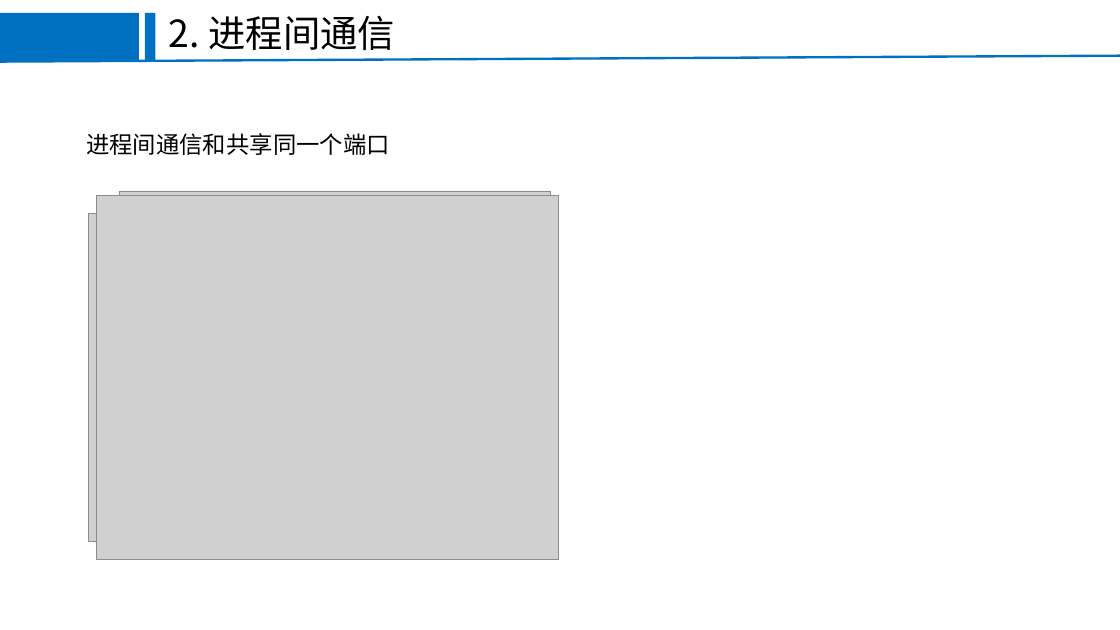
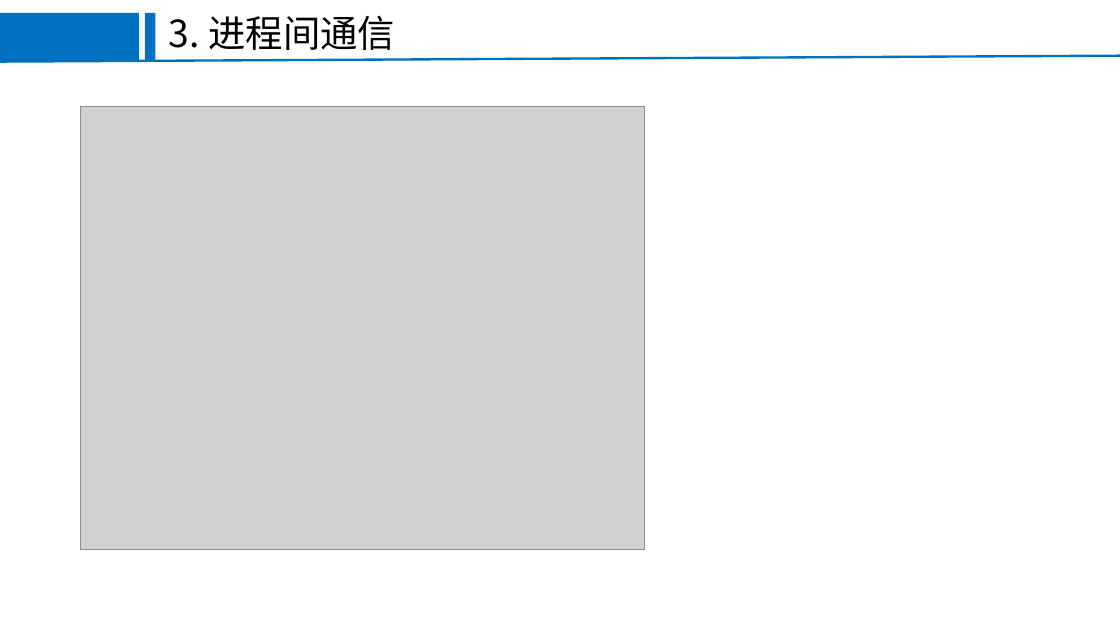
Before and after one commit to FEjohnny/demos, a slide deck: slide 4 of pm2/pm2.pptx (slide 11 before the commit). Drawn at 1120x630 pixels with LibreOffice and Linux fonts; fonts in the diff are those of the drawing; grey boxes stand for pictures; background and template pictures are left out. Boxes give left, top, right and bottom in pixels: in the first picture for what was removed or moved away, otherwise in the second. Text is boxed around its words. In the diff, an @@ line names an element or a change of style, - is before the commit and + after.

```diff
--- a/pm2/pm2.pptx
+++ b/pm2/pm2.pptx
@@ text at box(169, 15, 395, 50): text changed @@
-2. 进程间通信
+3. 进程间通信
@@ picture: place and size @@
-picture at box(88, 214, 504, 542)
+picture at box(81, 107, 645, 550)
@@ text removed at box(86, 133, 390, 155) @@
-进程间通信和共享同一个端口
@@ picture removed at box(97, 196, 559, 560) @@
@@ picture removed at box(119, 191, 551, 541) @@
```
Also in this commit, not shown: 11 other slides changed, 2 slides added, 1 slide removed, 3 other files.
